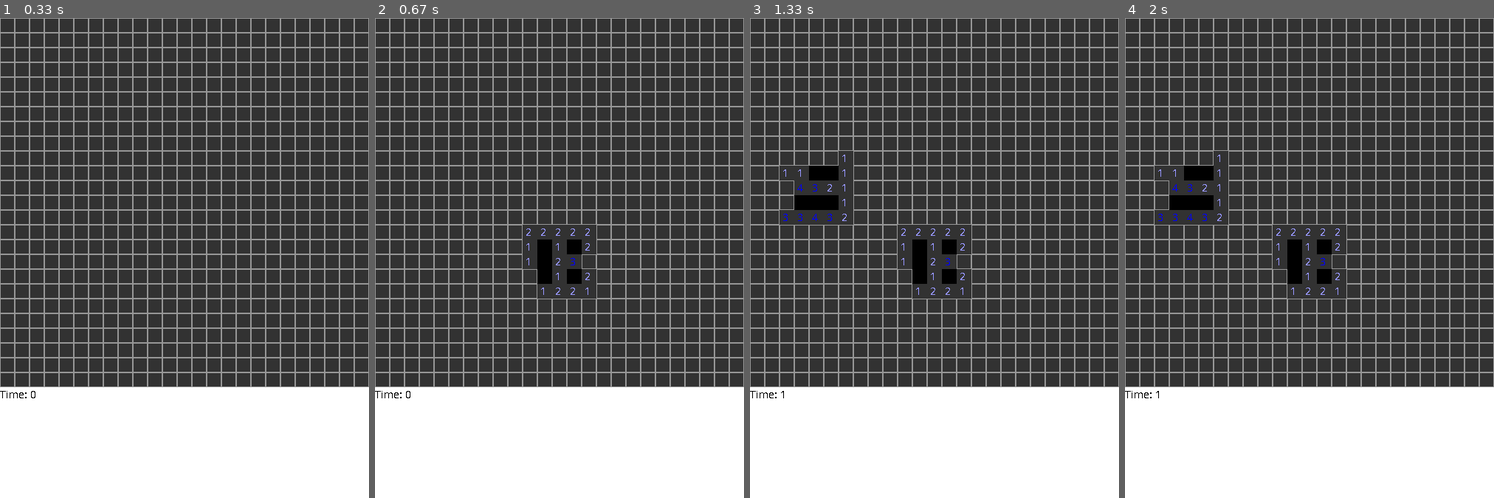
Above: before the commit, frames 1-4 (left to right).
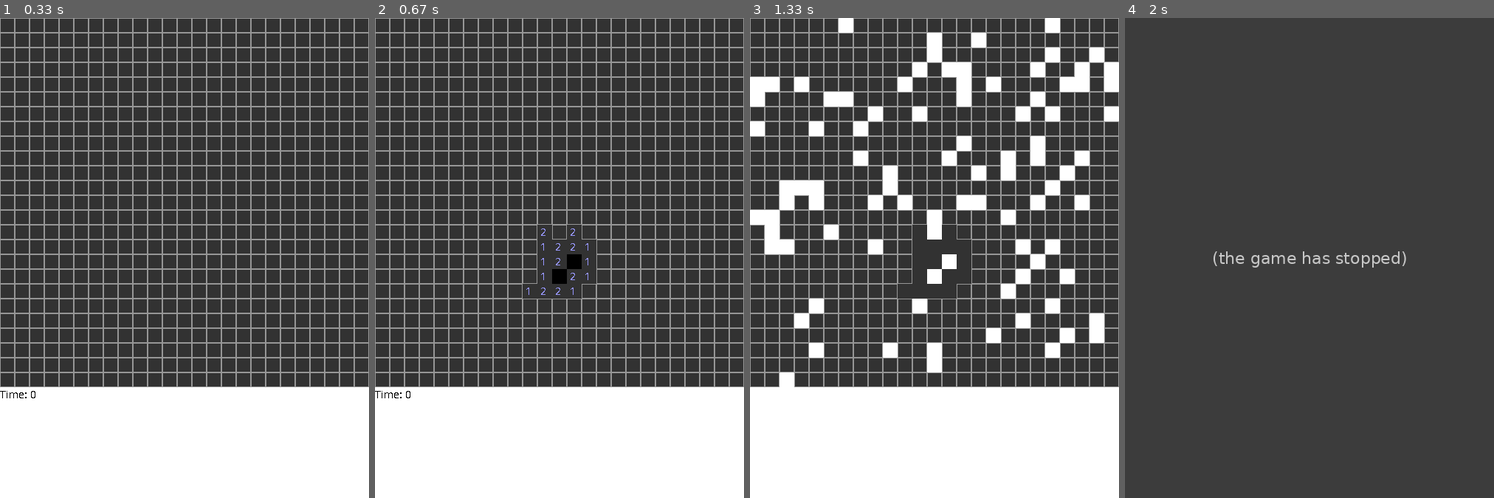
Above: after the commit, the same moments.

Repository: abstralexis/pygame-minesweeper
Game: pygame game, started from main.py
Two runs of this game, one before a commit and one after it. Both use one fixed random seed, a clock stepped at 60 frames per second and the inputs below.
Inputs (mouse positions are in pixels of both pictures, inside the frame that each line leads up to):
- Up to frame 1 (0.33 s): no input
- Up to frame 2 (0.67 s): click (559, 258) at 0.42 s
- Up to frame 3 (1.33 s): click (820, 186) at 0.78 s
- Up to frame 4 (2 s): no input

Frame 1 is identical in both runs. In frame 2, 1.1% of the frame differs, in the area x 40-60%, y 43-59%; in frame 3, 13%; in frame 4, 39%, in the area x 0-100%, y 0-100%.
After the commit the program exited at 1.83 s; later frames show no game.

Commit message:
Fix bug where mines generate outside of grid

Diff:
--- a/main.py
+++ b/main.py
@@ -64,8 +64,8 @@
 
     mine_rects = []
     for i in range(number_of_mines):
-        rand_x = randint(0, grid_width) * 20
-        rand_y = randint(0, grid_height) * 20
+        rand_x = randint(0, grid_width-1) * 20
+        rand_y = randint(0, grid_height-1) * 20
         minerect = pygame.Rect(rand_x, rand_y, BLOCKSIZE, BLOCKSIZE)
         mine_rects.append(minerect)
 
